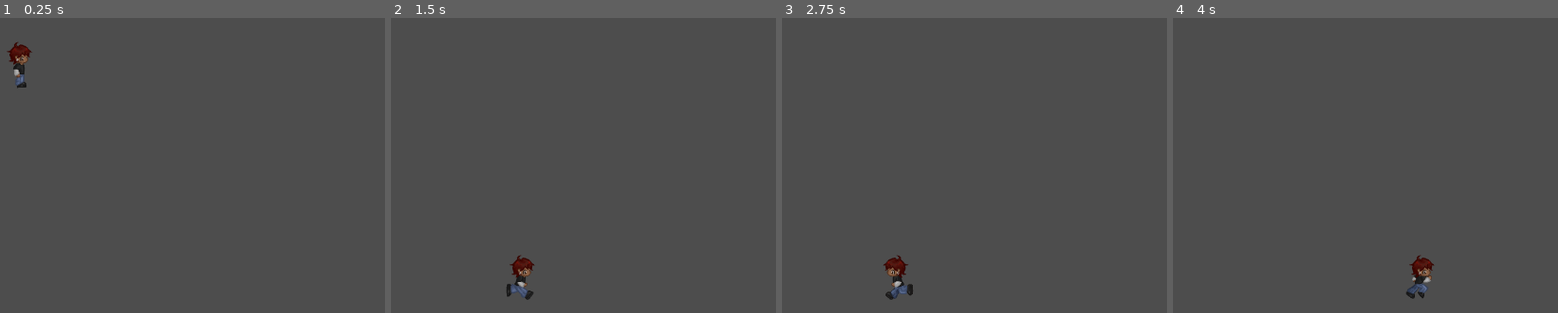
Above: before the commit, frames 1-4 (left to right).
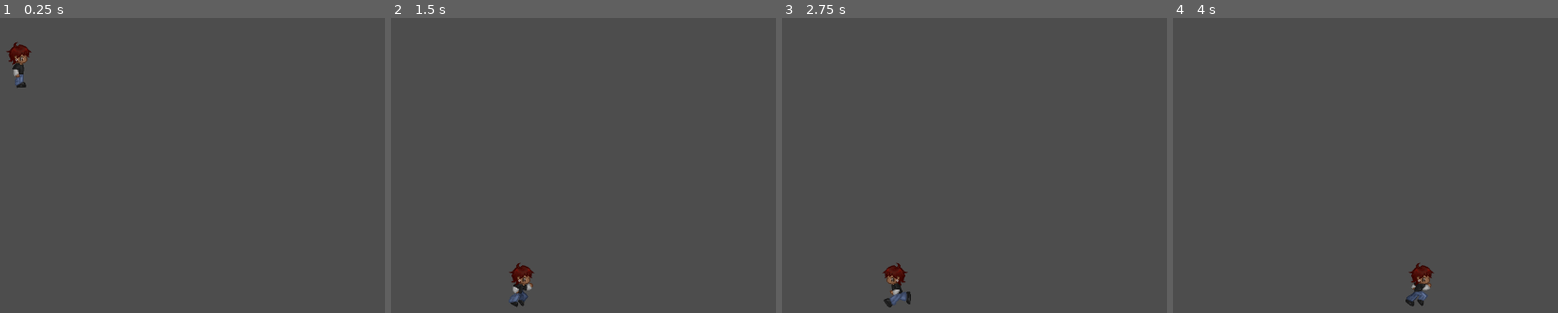
Above: after the commit, the same moments.

Repository: darelroa/GameJam1
Game: Godot game, scene res://scences/world/test_scene.tscn
The game is run twice, just before and just after one commit, with the same random seed, the same clock (stepped at 60 frames per second) and the same inputs.
Inputs:
- Up to frame 1 (0.25 s): no input
- Up to frame 2 (1.5 s): hold D (move_right) from 0.53 s (still down); tap W (move_up) at 0.77 s
- Up to frame 3 (2.75 s): tap W (move_up) at 1.52 s; release D (move_right) at 2.03 s; hold A (move_left) from 2.03 s (still down)
- Up to frame 4 (4 s): release A (move_left) at 2.78 s; hold D (move_right) from 2.78 s (still down); tap W (move_up) at 3.02, 3.77 s

The runs differ from the first frame. In frame 1, 0.1% of the frame differs, in the area x 2-9%, y 8-23%; in frame 2, 0.7%; in frame 3, 0.7%, in the area x 26-34%, y 80-99%; in frame 4, 0.7%.

Commit message:
Created initial instance of menu screen
basic menu, start game button works with script

Diff:
--- a/scences/entities/player.tscn
+++ b/scences/entities/player.tscn
@@ -18,7 +18,7 @@
 "speed": 5.0
 }, {
 "frames": [{
-"duration": 1.0,
+"duration": 2.0,
 "texture": ExtResource("3_fb7bd")
 }, {
 "duration": 1.0,
--- /dev/null
+++ b/scences/menu/menu.tscn
@@ -0,0 +1,60 @@
+[gd_scene format=3 uid="uid://ccdjfaod6spq7"]
+
+[ext_resource type="Script" uid="uid://dsswfua26txdv" path="res://scripts/menu/menu.gd" id="1_myahl"]
+[ext_resource type="FontFile" uid="uid://dysj28cm65uu0" path="res://assets/fonts/PixelOperator8-Bold.ttf" id="1_xsg5i"]
+[ext_resource type="Texture2D" uid="uid://dj37v1rnev0au" path="res://assets/sprites/black_background.jpg" id="2_fejg2"]
+
+[node name="Menu" type="Control" unique_id=1293454851]
+layout_mode = 3
+anchors_preset = 15
+anchor_right = 1.0
+anchor_bottom = 1.0
+grow_horizontal = 2
+grow_vertical = 2
+script = ExtResource("1_myahl")
+
+[node name="BlackBackground" type="Sprite2D" parent="." unique_id=1837210249]
+position = Vector2(825.7772, 498.25003)
+scale = Vector2(3.0157144, 3.0157144)
+texture = ExtResource("2_fejg2")
+
+[node name="VBoxContainer" type="VBoxContainer" parent="." unique_id=1769072947]
+layout_mode = 0
+offset_left = 553.0
+offset_top = 556.0
+offset_right = 706.4516
+offset_bottom = 623.0
+
+[node name="StartButton" type="Button" parent="VBoxContainer" unique_id=1355125967]
+layout_mode = 2
+theme_override_colors/font_color = Color(0.875, 0.875, 0.875, 1)
+theme_override_colors/font_hover_color = Color(0.36078432, 0.99607843, 1, 1)
+theme_override_colors/font_hover_pressed_color = Color(0.36078432, 0.99607843, 1, 1)
+theme_override_fonts/font = ExtResource("1_xsg5i")
+text = "Start"
+
+[node name="QuitButton" type="Button" parent="VBoxContainer" unique_id=133739451]
+layout_mode = 2
+theme_override_colors/font_color = Color(0.875, 0.875, 0.875, 1)
+theme_override_colors/font_hover_color = Color(0.36078432, 0.99607843, 1, 1)
+theme_override_colors/font_hover_pressed_color = Color(0.36078432, 0.99607843, 1, 1)
+theme_override_fonts/font = ExtResource("1_xsg5i")
+text = "Quit"
+
+[node name="VBoxContainer2" type="VBoxContainer" parent="." unique_id=971469378]
+layout_mode = 0
+offset_left = 509.0
+offset_top = 467.0
+offset_right = 757.0
+offset_bottom = 507.0
+
+[node name="CharacterButton" type="Button" parent="VBoxContainer2" unique_id=2083584559]
+layout_mode = 2
+theme_override_colors/font_color = Color(0.875, 0.875, 0.875, 1)
+theme_override_colors/font_hover_color = Color(0.36078432, 0.99607843, 1, 1)
+theme_override_colors/font_hover_pressed_color = Color(0.36078432, 0.99607843, 1, 1)
+theme_override_fonts/font = ExtResource("1_xsg5i")
+text = "Select Character"
+
+[connection signal="pressed" from="VBoxContainer/StartButton" to="." method="_on_start_button_pressed"]
+[connection signal="pressed" from="VBoxContainer/QuitButton" to="." method="_on_quit_button_pressed"]
--- a/scences/world/test_scene.tscn
+++ b/scences/world/test_scene.tscn
@@ -2,17 +2,16 @@
 
 [ext_resource type="PackedScene" uid="uid://d20yp5ud1whi7" path="res://scences/entities/player.tscn" id="1_f70fn"]
 
-[sub_resource type="RectangleShape2D" id="RectangleShape2D_f70fn"]
-size = Vector2(1201, 25)
+[sub_resource type="WorldBoundaryShape2D" id="WorldBoundaryShape2D_f70fn"]
 
 [node name="TestScene" type="Node2D" unique_id=761775681]
-position = Vector2(278, 195)
+position = Vector2(277, 195)
 
 [node name="player" parent="." unique_id=1692882400 instance=ExtResource("1_f70fn")]
 
-[node name="StaticBody2D" type="StaticBody2D" parent="." unique_id=966868916]
+[node name="Boundary" type="StaticBody2D" parent="." unique_id=966868916]
 collision_layer = 256
 
-[node name="CollisionShape2D" type="CollisionShape2D" parent="StaticBody2D" unique_id=552707824]
+[node name="CollisionShape2D" type="CollisionShape2D" parent="Boundary" unique_id=552707824]
 position = Vector2(343, 425)
-shape = SubResource("RectangleShape2D_f70fn")
+shape = SubResource("WorldBoundaryShape2D_f70fn")
--- /dev/null
+++ b/scripts/menu/menu.gd
@@ -0,0 +1,19 @@
+extends Control
+
+
+# Called when the node enters the scene tree for the first time.
+func _ready() -> void:
+	pass # Replace with function body.
+
+
+# Called every frame. 'delta' is the elapsed time since the previous frame.
+func _process(delta: float) -> void:
+	pass
+
+
+func _on_start_button_pressed() -> void:
+	get_tree().change_scene_to_file("res://scences/world/test_scene.tscn")
+
+
+func _on_quit_button_pressed() -> void:
+	get_tree().quit()
Binary file added: assets/fonts/PixelOperator8-Bold.ttf
Not shown, added: assets/fonts/PixelOperator8-Bold.ttf.import
Binary file added: assets/fonts/PixelOperator8.ttf
Not shown, added: assets/fonts/PixelOperator8.ttf.import
Binary file added: assets/sprites/black_background.jpg
Not shown, added: assets/sprites/black_background.jpg.import
Not shown, added: scripts/menu/menu.gd.uid
